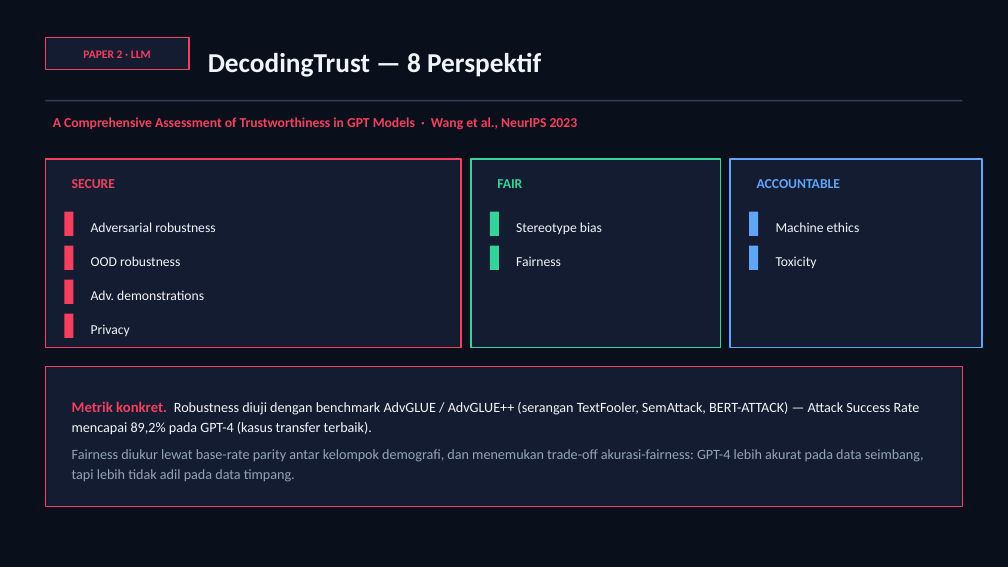
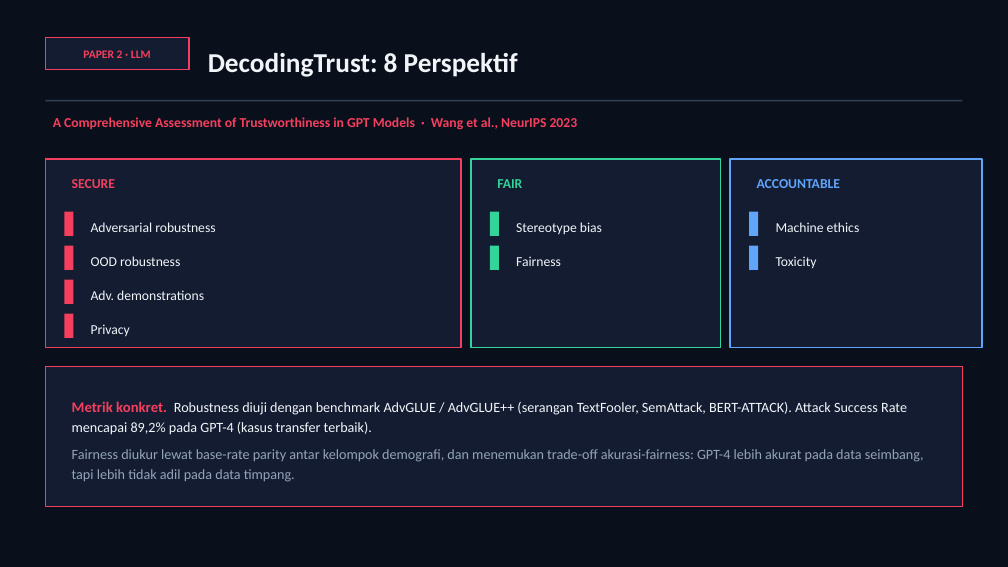
Before and after one commit to awangga/awangga.github.io, a slide deck: slide 6 of safe/metrics/SAFE-AI-Metrics.pptx. Drawn at 1008x567 pixels with LibreOffice and Linux fonts; fonts in the diff are those of the drawing. Boxes give left, top, right and bottom in pixels: in the first picture for what was removed or moved away, otherwise in the second. Text is boxed around its words. In the diff, an @@ line names an element or a change of style, - is before the commit and + after.

```diff
--- a/safe/metrics/SAFE-AI-Metrics.pptx
+++ b/safe/metrics/SAFE-AI-Metrics.pptx
@@ text at [208, 53, 518, 77]: text changed @@
-DecodingTrust — 8 Perspektif
+DecodingTrust: 8 Perspektif
@@ text at [72, 401, 907, 435]: text changed @@
-Metrik konkret. Robustness diuji dengan benchmark AdvGLUE / AdvGLUE++ (serangan TextFooler, SemAttack, BERT-ATTACK) — Attack Success Rate mencapai 89,2% pada GPT-4 (kasus transfer terbaik).
+Metrik konkret. Robustness diuji dengan benchmark AdvGLUE / AdvGLUE++ (serangan TextFooler, SemAttack, BERT-ATTACK). Attack Success Rate mencapai 89,2% pada GPT-4 (kasus transfer terbaik).
```
Also in this commit, not shown: 7 other slides changed, 1 other file.
